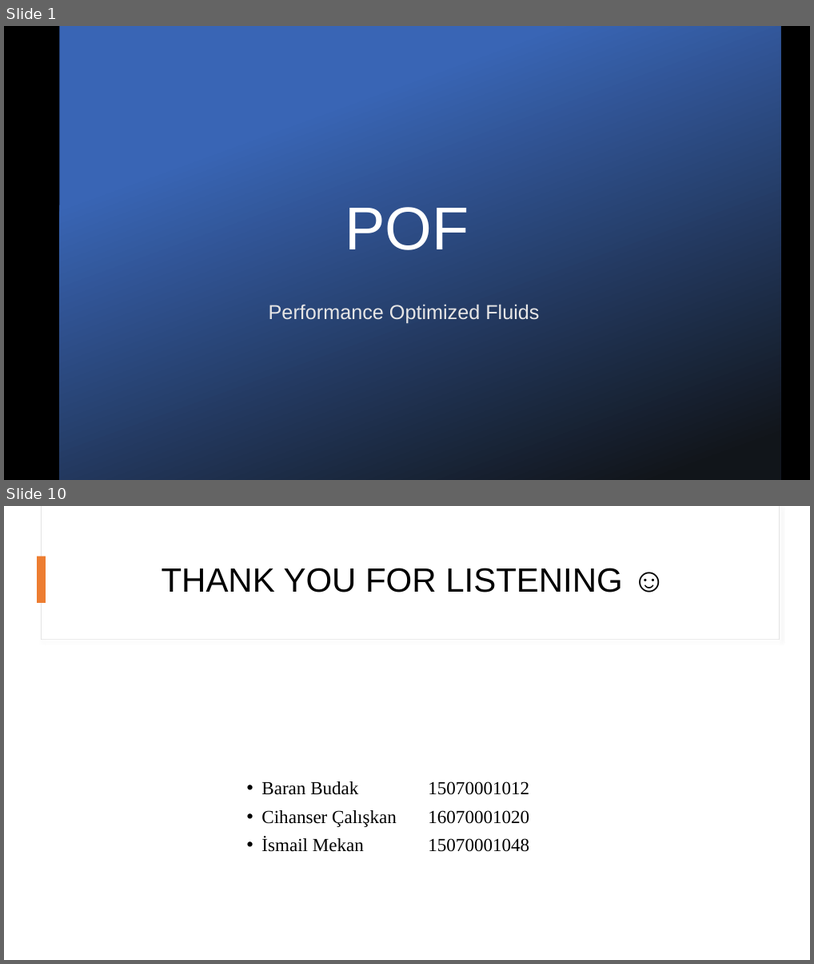
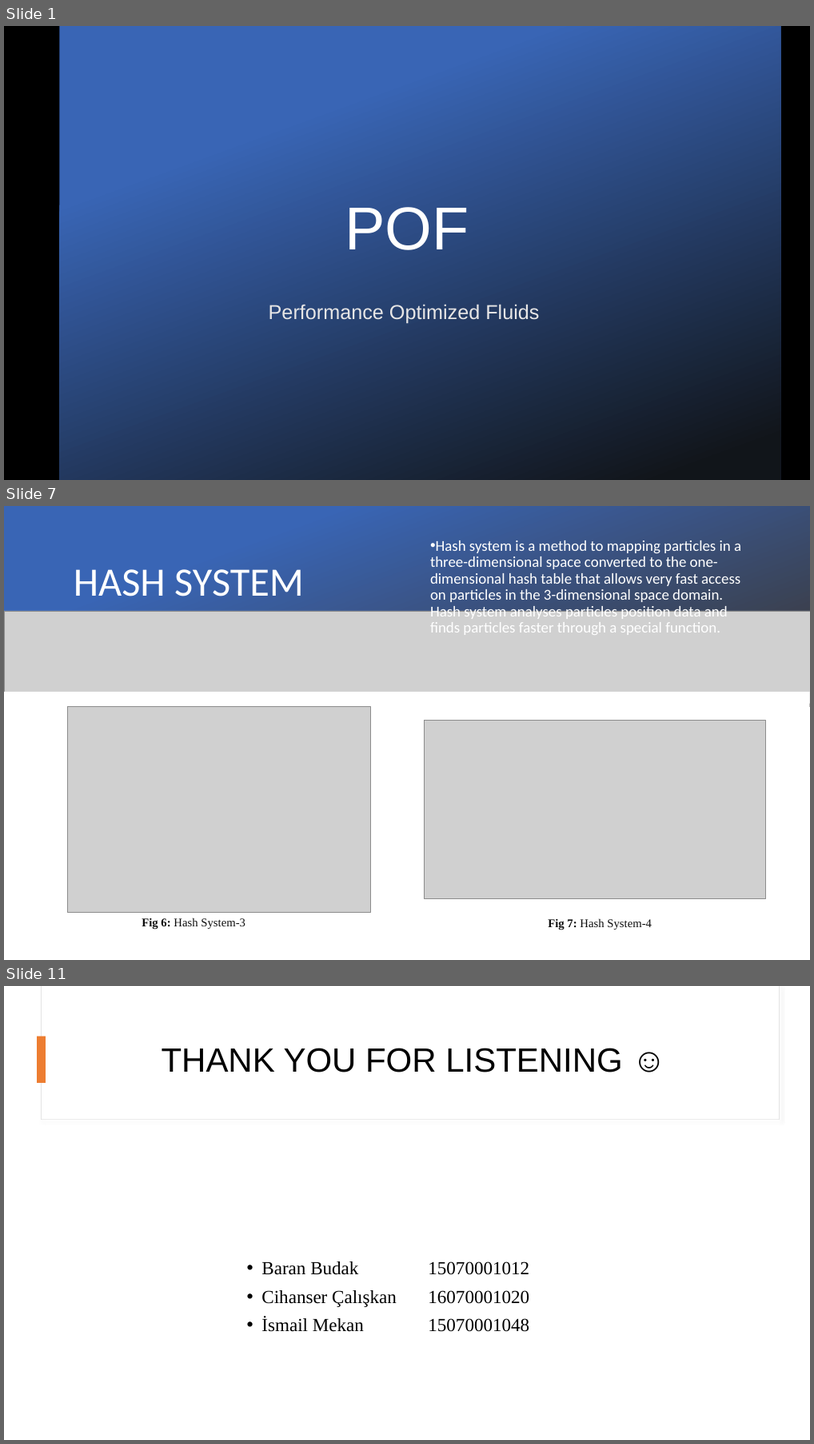
Before and after one commit to BudakBaran/POF, a slide deck: Docs/Documents/Slide/New version/POFslide v1.pptx. Shown one above the other, each under a label of ours: slides 1 and 10 before the commit, slides 1, 7 and 11 after it; the slides between them are not shown. The pictures are 814x964 and 814x1444 pixels, drawn with LibreOffice and Linux fonts; fonts in the diff are those of the drawing; grey boxes stand for pictures; background and template pictures are left out. Boxes give left, top, right and bottom in pixels: in the first picture for what was removed or moved away, otherwise in the second. Text is boxed around its words. In the diff, an @@ line names an element or a change of style, - is before the commit and + after.

```diff
--- a/Docs/Documents/Slide/New version/POFslide v1.pptx
+++ b/Docs/Documents/Slide/New version/POFslide v1.pptx
@@ slide 7 added at [4,506,810,960], background #FFFFFF @@
@@ rectangle added at [4,506,810,707], fill gradient #3965B5 to #3B3838 @@
@@ text added at [430,540,742,635], 18 pt, text #FFFFFF @@
+• Hash system is a method to mapping particles in a three-dimensional space converted to the one-dimensional hash table that allows very fast access on particles in the 3-dimensional space domain. Hash system analyses particles position data and finds particles faster through a special function.
@@ title added at [74,569,304,596], 48 pt, text #FFFFFF @@
+HASH SYSTEM
@@ picture added at [4,611,810,703] @@
@@ rectangle added at [4,692,810,960], fill #FFFFFF @@
@@ picture added at [67,707,371,912] @@
@@ picture added at [425,720,766,899] @@
@@ text added at [142,917,246,929], 14 pt, text #0D0D0D @@
+Fig 6: Hash System-3
@@ text added at [548,918,652,929], 14 pt, text #0D0D0D @@
+Fig 7: Hash System-4
@@ what was slide 10 is now slide 11 @@
```
Also in this commit, not shown: 8 slides changed, 17 other files.
